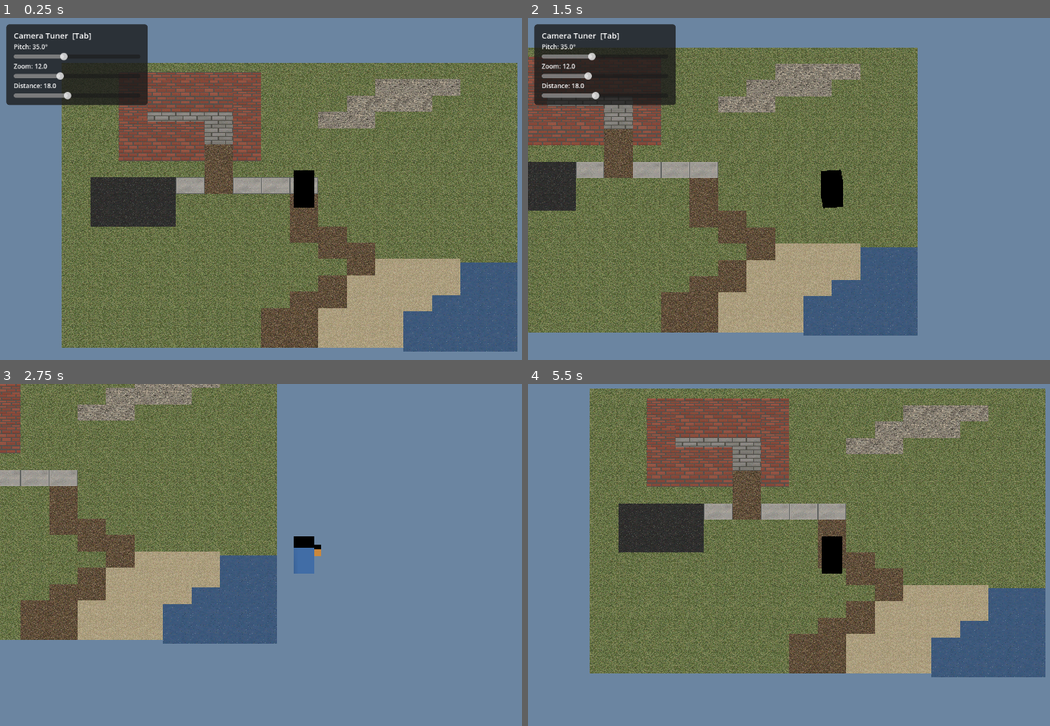
Above: before the commit, frames 1-4 (two rows, left to right).
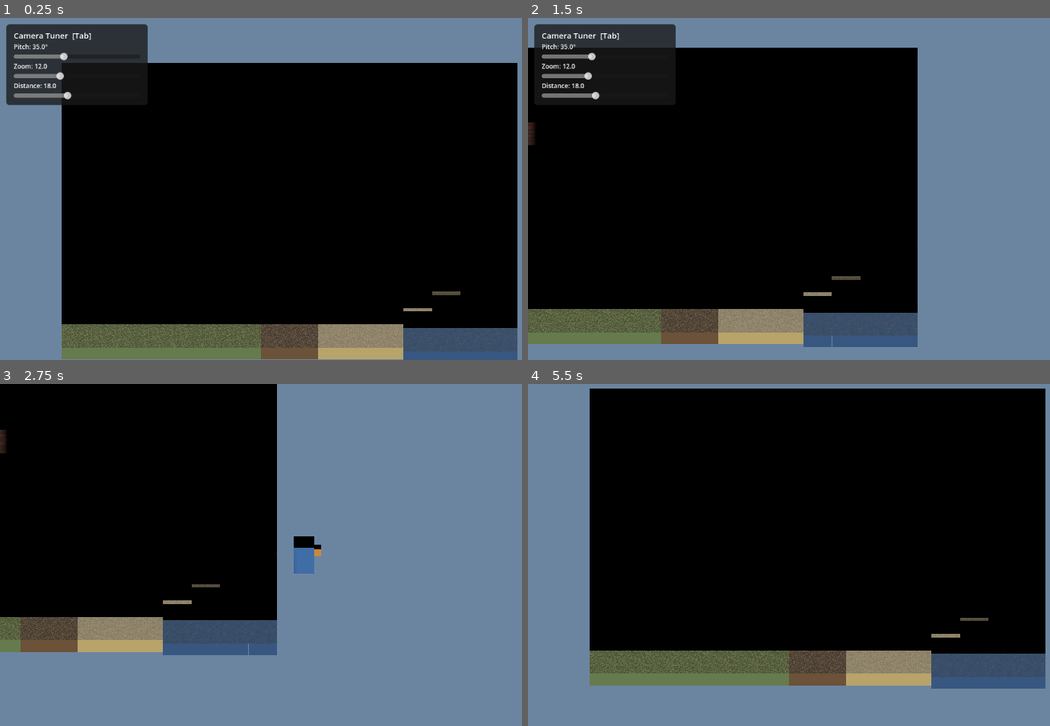
Above: after the commit, the same moments.

Repository: ninthfreak/ActionAdventureVoxel
Game: Godot game, scene res://scenes/main.tscn
Same seed, same stepped clock (60 frames per second), same inputs: the game is played once before the commit and once after it.
Inputs:
- Up to frame 1 (0.25 s): no input
- Up to frame 2 (1.5 s): tap Enter at 0.5 s; hold D (move_right) 0.53-1.28 s; hold Tab (toggle_tuner) 0.53-1.28 s; hold S (move_down) from 1.28 s (still down); tap Tab (toggle_tuner) at 1.35 s
- Up to frame 3 (2.75 s): release S (move_down) at 2.03 s; hold D (move_right) from 2.03 s (still down); hold Tab (toggle_tuner) from 2.03 s (still down)
- Up to frame 4 (5.5 s): release D (move_right) at 2.78 s; release Tab (toggle_tuner) at 2.78 s; hold W (move_up) 2.78-3.53 s; tap Tab (toggle_tuner) at 2.85, 4.35 s; hold Tab (toggle_tuner) 3.53-4.28 s; hold A (move_left) 3.53-5.03 s; hold S (move_down) from 5.03 s (still down); hold Tab (toggle_tuner) from 5.03 s (still down)

The runs differ from the first frame. In frame 1, 69% of the frame differs, in the area x 11-100%, y 13-100%; in frame 2, 58%; in frame 3, 39%; in frame 4, 71%, in the area x 11-100%, y 1-90%.

Commit message:
Add solid fill boxes behind voxel blocks to fix see-through gaps
The voxel blocks have ~2000+ tiny quads per face (each 1/48th of a
unit). At this camera zoom many quads are sub-pixel, causing
rasterization gaps where the background bleeds through — this looks
like transparency but is actually a geometry LOD problem. Material
fixes cannot help.

Fix: render a slightly inset (0.998 scale) solid opaque BoxMesh
behind each voxel block in a matching average color. Sub-pixel gaps
now reveal the fill box instead of the sky. Also removed the
material-duplication code since it wasn't effective.

Co-Authored-By: Claude Opus 4.6 <noreply@anthropic.com>
Claude-Session: https://claude.ai/code/session_0168A7UbHfBLMdtnJfLHTF79

Diff:
--- a/scripts/map_builder.gd
+++ b/scripts/map_builder.gd
@@ -16,10 +16,25 @@
 
 const WALL_TILES := ["B"]
 
+# Average fill color per block type — backs the voxel mesh so sub-pixel
+# gaps between tiny quads show a matching color instead of the sky.
+const FILL_COLORS := {
+	"grass":             Color(0.40, 0.48, 0.30),
+	"dirt":              Color(0.42, 0.32, 0.22),
+	"sand":              Color(0.72, 0.64, 0.42),
+	"water":             Color(0.22, 0.34, 0.50),
+	"asphalt":           Color(0.28, 0.28, 0.28),
+	"gravel":            Color(0.46, 0.44, 0.38),
+	"concrete_walkway":  Color(0.62, 0.60, 0.56),
+	"bricks":            Color(0.52, 0.30, 0.24),
+	"cement_blocks":     Color(0.56, 0.54, 0.50),
+}
+
 @export_multiline var map_layout: String
 @export var center_map: bool = true
 
 var _mesh_cache: Dictionary = {}
+var _fill_cache: Dictionary = {}
 
 func _ready() -> void:
 	if Engine.is_editor_hint():
@@ -58,6 +73,7 @@
 				_add_wall(block_name, Vector3(col_idx, 0.0, row_idx) + offset)
 
 func _add_block(block_name: String, pos: Vector3) -> void:
+	_add_fill_box(block_name, pos)
 	var mesh := _load_mesh(block_name)
 	if not mesh:
 		return
@@ -74,6 +90,8 @@
 	var body := StaticBody3D.new()
 	body.position = pos
 
+	_add_fill_box(block_name, Vector3.ZERO, body)
+
 	var mi := MeshInstance3D.new()
 	mi.mesh = mesh
 	body.add_child(mi)
@@ -87,21 +105,31 @@
 
 	add_child(body)
 
+func _add_fill_box(block_name: String, pos: Vector3, parent: Node = null) -> void:
+	if not parent:
+		parent = self
+	var fill := MeshInstance3D.new()
+	fill.mesh = _get_fill_mesh(block_name)
+	fill.position = pos
+	fill.scale = Vector3(0.998, 0.998, 0.998)
+	parent.add_child(fill)
+
+func _get_fill_mesh(block_name: String) -> BoxMesh:
+	if _fill_cache.has(block_name):
+		return _fill_cache[block_name]
+	var mat := StandardMaterial3D.new()
+	mat.albedo_color = FILL_COLORS.get(block_name, Color(0.3, 0.3, 0.3))
+	mat.shading_mode = BaseMaterial3D.SHADING_MODE_UNSHADED
+	var bm := BoxMesh.new()
+	bm.size = Vector3(1.0, 1.0, 1.0)
+	bm.material = mat
+	_fill_cache[block_name] = bm
+	return bm
+
 func _load_mesh(block_name: String) -> Mesh:
 	if _mesh_cache.has(block_name):
 		return _mesh_cache[block_name]
 	var path := "res://blocks/%s.obj" % block_name
-	var imported: Mesh = load(path)
-	if not imported:
-		_mesh_cache[block_name] = null
-		return null
-	var mesh := imported.duplicate() as Mesh
-	for i in mesh.get_surface_count():
-		var mat := mesh.surface_get_material(i)
-		if mat is StandardMaterial3D:
-			var fixed := mat.duplicate() as StandardMaterial3D
-			fixed.shading_mode = BaseMaterial3D.SHADING_MODE_UNSHADED
-			fixed.transparency = BaseMaterial3D.TRANSPARENCY_DISABLED
-			mesh.surface_set_material(i, fixed)
+	var mesh: Mesh = load(path)
 	_mesh_cache[block_name] = mesh
 	return mesh
